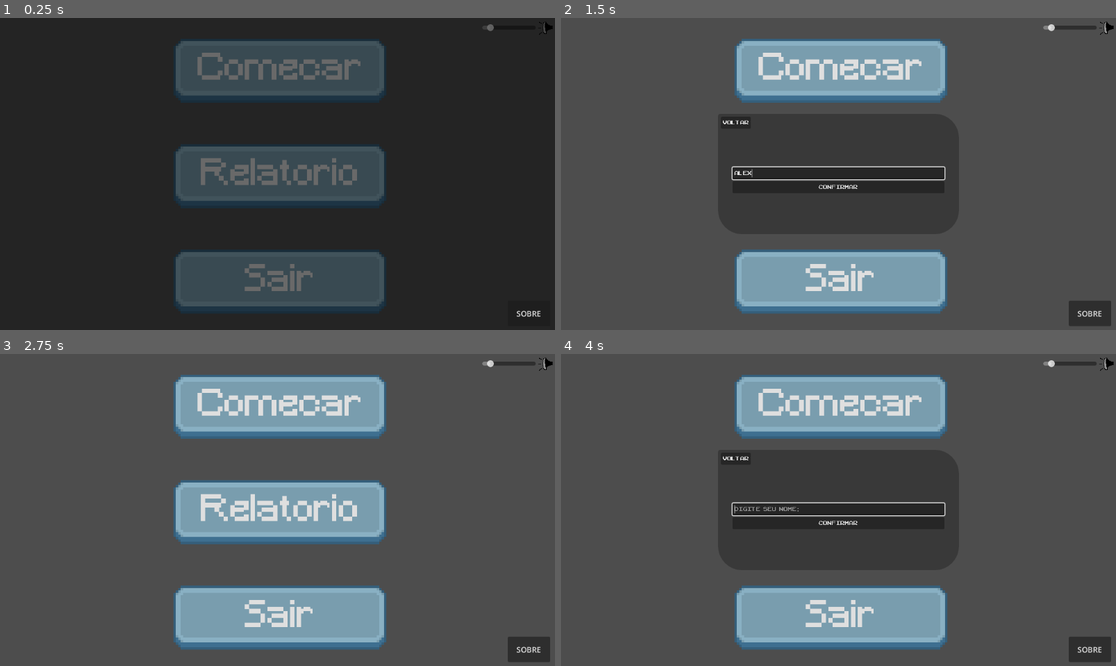
Above: before the commit, frames 1-4 (two rows, left to right).
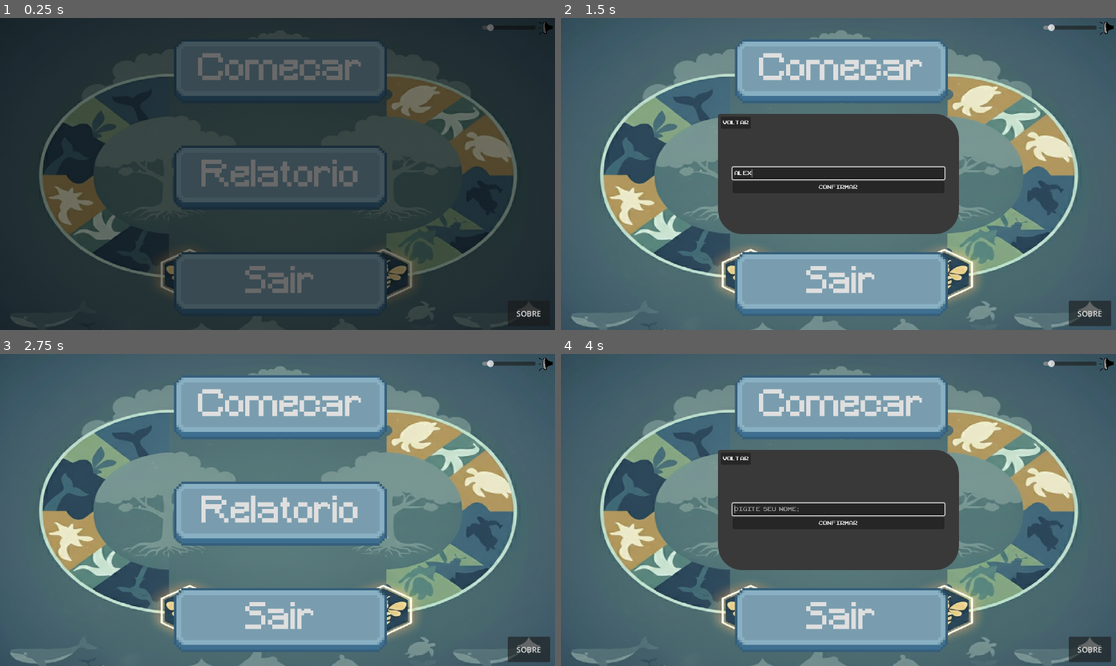
Above: after the commit, the same moments.

Repository: Estefano-Alfredo/Jogo-ASSARTE
Game: Godot game, scene res://Nos de Menu/menu.tscn
Same seed, same stepped clock (60 frames per second), same inputs: the game is played once before the commit and once after it.
Inputs (mouse positions are in pixels of both pictures, inside the frame that each line leads up to):
- Up to frame 1 (0.25 s): no input
- Up to frame 2 (1.5 s): click "Comecar" at 0.5 s; click (838, 174) at 1.27 s; type "Alex" at 1.35 s
- Up to frame 3 (2.75 s): click "VOLTAR" at 2 s
- Up to frame 4 (4 s): click "Comecar" at 2.75 s; click "Relatorio" at 3.5 s

The runs differ from the first frame. In frame 1, 20% of the frame differs, in the area x 1-98%, y 4-100%; in frame 2, 67%; in frame 3, 77%, in the area x 0-100%, y 0-100%; in frame 4, 67%.

Commit message:
commit das artes

Diff:
--- a/bio-geometria/bio-geometria/Nos de Menu/menu.tscn
+++ b/bio-geometria/bio-geometria/Nos de Menu/menu.tscn
@@ -1,8 +1,9 @@
-[gd_scene load_steps=11 format=3 uid="uid://cfkqi3dcum5cm"]
+[gd_scene load_steps=12 format=3 uid="uid://cfkqi3dcum5cm"]
 
 [ext_resource type="Script" uid="uid://eaxv88hxjdo7" path="res://Nos de Menu/menu.gd" id="1_wqqru"]
 [ext_resource type="FontFile" uid="uid://cumtjsj4a0asq" path="res://Assets/Fontes/Minecraft.ttf" id="2_7qhtd"]
 [ext_resource type="FontFile" uid="uid://dek64knlgemme" path="res://Assets/Fontes/ARCADECLASSIC.TTF" id="2_raj00"]
+[ext_resource type="Texture2D" uid="uid://cgslnutthryuj" path="res://Nos/WallpaperJOGO.png" id="2_vb22t"]
 [ext_resource type="Texture2D" uid="uid://bcqosdk3axq1g" path="res://Assets/Ui/button_2_ui.png" id="3_kr88g"]
 [ext_resource type="AudioStream" uid="uid://bh662ho7ii57d" path="res://Assets/Sounds/Modern11.mp3" id="4_wn2ll"]
 [ext_resource type="PackedScene" uid="uid://b3r7gpjiepoym" path="res://Nos/botao_som.tscn" id="5_st6f1"]
@@ -29,11 +30,23 @@
 script = ExtResource("1_wqqru")
 metadata/_edit_use_anchors_ = true
 
+[node name="TextureRect" type="TextureRect" parent="."]
+layout_mode = 1
+anchors_preset = -1
+anchor_right = 1.0
+anchor_bottom = 1.0
+texture = ExtResource("2_vb22t")
+expand_mode = 1
+metadata/_edit_use_anchors_ = true
+
 [node name="MarginContainer" type="MarginContainer" parent="."]
 layout_mode = 1
-anchors_preset = 15
-anchor_right = 1.0
-anchor_bottom = 1.0
+anchors_preset = -1
+anchor_right = 1.026
+anchor_bottom = 1.0660001
+offset_left = 2.0
+offset_right = -29.952026
+offset_bottom = -37.768066
 grow_horizontal = 2
 grow_vertical = 2
 pivot_offset = Vector2(-2, 1)
--- a/bio-geometria/bio-geometria/Nos de Nivel/Nivel 1/level_1.tscn
+++ b/bio-geometria/bio-geometria/Nos de Nivel/Nivel 1/level_1.tscn
@@ -1,7 +1,8 @@
-[gd_scene load_steps=11 format=3 uid="uid://cbccjhwapi1dd"]
+[gd_scene load_steps=12 format=3 uid="uid://cbccjhwapi1dd"]
 
 [ext_resource type="Script" uid="uid://bx8shvd1bvc0g" path="res://Nos de Nivel/Nivel 1/level_1.gd" id="1_36c26"]
 [ext_resource type="Texture2D" uid="uid://bqmqw7x1tuo6h" path="res://Assets/Shapes/triangulo.png" id="2_0u1pp"]
+[ext_resource type="Texture2D" uid="uid://btdlx3q3laelc" path="res://Nos de Nivel/Nivel 1/fas1.png" id="2_v7wtx"]
 [ext_resource type="Script" uid="uid://m7peju0s80re" path="res://Nos/vetificao_botao.gd" id="3_f57t2"]
 [ext_resource type="Texture2D" uid="uid://153sobfftdgc" path="res://Assets/Shapes/quadrado.png" id="3_x78qx"]
 [ext_resource type="Texture2D" uid="uid://hnak7rafjwog" path="res://Assets/Shapes/semicirculo.png" id="4_f57t2"]
@@ -21,6 +22,13 @@
 grow_horizontal = 2
 grow_vertical = 2
 script = ExtResource("1_36c26")
+
+[node name="TextureRect" type="TextureRect" parent="."]
+layout_mode = 0
+offset_right = 1153.0
+offset_bottom = 649.0
+texture = ExtResource("2_v7wtx")
+expand_mode = 1
 
 [node name="MarginContainer" type="MarginContainer" parent="."]
 layout_mode = 0
--- a/bio-geometria/bio-geometria/Nos de Nivel/Nivel 2/nivel_2.tscn
+++ b/bio-geometria/bio-geometria/Nos de Nivel/Nivel 2/nivel_2.tscn
@@ -1,5 +1,6 @@
-[gd_scene load_steps=5 format=3 uid="uid://clgvfm3owppwd"]
+[gd_scene load_steps=6 format=3 uid="uid://clgvfm3owppwd"]
 
+[ext_resource type="Texture2D" uid="uid://c4aqvptjeey6y" path="res://Nos de Nivel/Nivel 2/fase2 (2).png" id="1_5n37o"]
 [ext_resource type="Script" uid="uid://cue3t6s8gik0w" path="res://Nos de Nivel/Nivel 2/nivel_2.gd" id="1_vc3to"]
 [ext_resource type="PackedScene" uid="uid://d2vemjbylj3tx" path="res://Nos/nova_carta.tscn" id="2_i26w3"]
 [ext_resource type="PackedScene" uid="uid://ceb1yq77ygyfb" path="res://Nos/transicao.tscn" id="3_i26w3"]
@@ -12,6 +13,13 @@
 anchor_bottom = 1.0
 grow_horizontal = 2
 grow_vertical = 2
+
+[node name="TextureRect" type="TextureRect" parent="."]
+layout_mode = 0
+offset_right = 1152.0
+offset_bottom = 650.0
+texture = ExtResource("1_5n37o")
+expand_mode = 1
 
 [node name="GridContainer" type="GridContainer" parent="."]
 layout_mode = 1
@@ -69,10 +77,10 @@
 
 [node name="Contador" parent="." instance=ExtResource("4_t2hph")]
 layout_mode = 0
-offset_left = 19.0
-offset_top = 14.0
-offset_right = 19.0
-offset_bottom = 14.0
+offset_left = 417.0
+offset_top = 10.0
+offset_right = 417.0
+offset_bottom = 10.0
 tempo = 180
 
 [node name="Transicao" parent="." instance=ExtResource("3_i26w3")]
Binary file added: bio-geometria/bio-geometria/Nos de Nivel/Nivel 1/fas1.png
Not shown, added: bio-geometria/bio-geometria/Nos de Nivel/Nivel 1/fas1.png.import
Binary file added: bio-geometria/bio-geometria/Nos de Nivel/Nivel 2/fase2 (2).png
Not shown, added: bio-geometria/bio-geometria/Nos de Nivel/Nivel 2/fase2 (2).png.import
Binary file added: bio-geometria/bio-geometria/Nos de Nivel/Nivel 3/lobo guará- triangulo.png
Not shown, added: bio-geometria/bio-geometria/Nos de Nivel/Nivel 3/lobo guará- triangulo.png.import
Binary file added: bio-geometria/bio-geometria/Nos/WallpaperJOGO.png
Not shown, added: bio-geometria/bio-geometria/Nos/WallpaperJOGO.png.import
Not shown, added: Artes para jogo/Arara Azul - Semicirculo fase 1.png
Not shown, added: Artes para jogo/Botão sobre o jogo.png
Not shown, added: Artes para jogo/abelha quadrada fase 1.png
Not shown, added: Artes para jogo/habitat abelha - fase 2.png
(and 9 more such lines)
